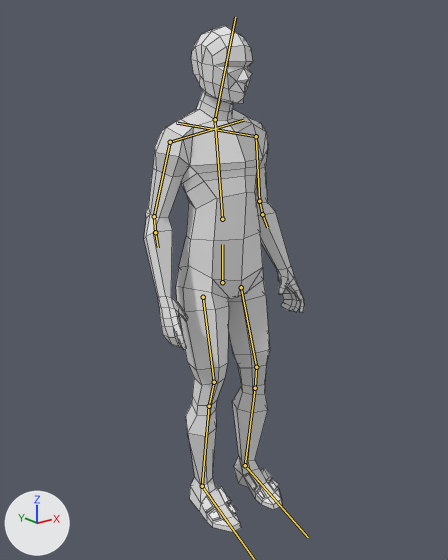
The FBX model Assets/Characters/Chaser2/Chaser2.fbx: old version first, new version second.
One viewpoint serves both versions: a 50 mm camera at (-2.44, -3.06, 2.82) aimed at (-0.02, -0.03, 1.61). The axes (+X, +Y, +Z) are drawn at lower left. The lights are the same throughout. Both versions are drawn at frame 11 of the action 'Chaser2_armature|Default'; the numbers are the values there. The bones that bend it are drawn over the model as lines. Mesh edges are drawn as thin lines.

Names of what the first picture shows: 'Chaser2'.
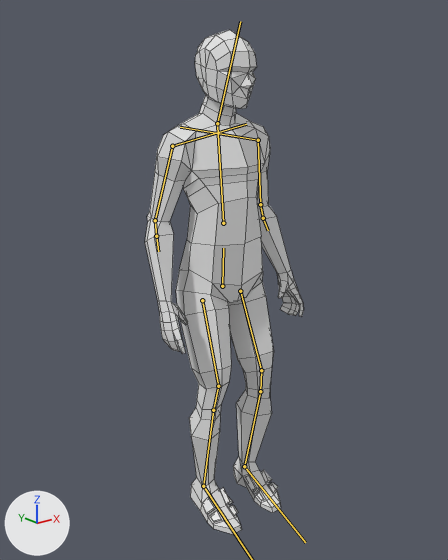
The change, as a list of edits to the scene's bpy script:
```text
Change bone_root:
    where bone_root = bpy.data.objects['Chaser2_armature'].pose.bones['Root']
    bone_root.location: (0.0, -0.009, 0.0) -> (0.0, -0.034, 0.0)
    bone_root.rotation_quaternion: (1.0, 0.0, 0.0, 0.0) -> (1.0, 0.013, 0.0, 0.0)  # degrees (0, 0, 0) -> degrees (1, 0, 0)
Change bone_leg1_l:
    where bone_leg1_l = bpy.data.objects['Chaser2_armature'].pose.bones['Leg1.l']  # child of 'Root'
    bone_leg1_l.rotation_quaternion: (0.979, 0.15, 0.108, -0.083) -> (0.97, 0.211, 0.098, -0.071)  # degrees (17, 14, -8) -> degrees (24, 13, -6)
Change bone_leg2_l:
    where bone_leg2_l = bpy.data.objects['Chaser2_armature'].pose.bones['Leg2.l']  # child of 'Leg1.l'
    bone_leg2_l.rotation_quaternion: (0.996, 0.09, 0.006, 0.028) -> (0.99, 0.135, 0.01, 0.044)  # degrees (10, 0, 3) -> degrees (16, 1, 5)
Change bone_leg3_l:
    where bone_leg3_l = bpy.data.objects['Chaser2_armature'].pose.bones['Leg3.l']  # child of 'Leg2.l'
    bone_leg3_l.rotation_quaternion: (0.999, 0.042, 0.0, 0.031) -> (0.996, 0.075, 0.0, 0.05)  # degrees (5, 0, 4) -> degrees (9, 0, 6)
Change bone_leg1_r:
    where bone_leg1_r = bpy.data.objects['Chaser2_armature'].pose.bones['Leg1.r']  # child of 'Root'
    bone_leg1_r.rotation_quaternion: (0.979, 0.15, -0.108, 0.083) -> (0.97, 0.211, -0.098, 0.071)  # degrees (17, -14, 8) -> degrees (24, -13, 6)
Change bone_leg2_r:
    where bone_leg2_r = bpy.data.objects['Chaser2_armature'].pose.bones['Leg2.r']  # child of 'Leg1.r'
    bone_leg2_r.rotation_quaternion: (0.996, 0.09, -0.006, -0.028) -> (0.99, 0.135, -0.01, -0.044)  # degrees (10, 0, -3) -> degrees (16, -1, -5)
Change bone_leg3_r:
    where bone_leg3_r = bpy.data.objects['Chaser2_armature'].pose.bones['Leg3.r']  # child of 'Leg2.r'
    bone_leg3_r.rotation_quaternion: (0.999, 0.042, 0.0, -0.031) -> (0.996, 0.075, 0.0, -0.05)  # degrees (5, 0, -4) -> degrees (9, 0, -6)
```

Changed parts and their boxes (x1, y1, x2, y2) in the pictures (448 x 560 px):
'Chaser2', posed
    before: (144, 26, 304, 532)
    after: (145, 30, 304, 535)
bone 'Root', root to tip
    before: (222, 282) to (222, 244)
    after: (222, 286) to (223, 248)
bone 'Leg1.l', root to tip
    before: (241, 287) to (256, 367)
    after: (240, 291) to (261, 370)
bone 'Leg2.l', root to tip
    before: (256, 367) to (255, 388)
    after: (261, 370) to (260, 391)
bone 'Leg3.l', root to tip
    before: (255, 388) to (245, 465)
    after: (260, 391) to (244, 466)
bone 'Leg1.r', root to tip
    before: (203, 297) to (214, 382)
    after: (202, 300) to (218, 386)
bone 'Leg2.r', root to tip
    before: (214, 382) to (209, 406)
    after: (218, 386) to (213, 410)
bone 'Leg3.r', root to tip
    before: (209, 406) to (202, 486)
    after: (213, 410) to (203, 486)
